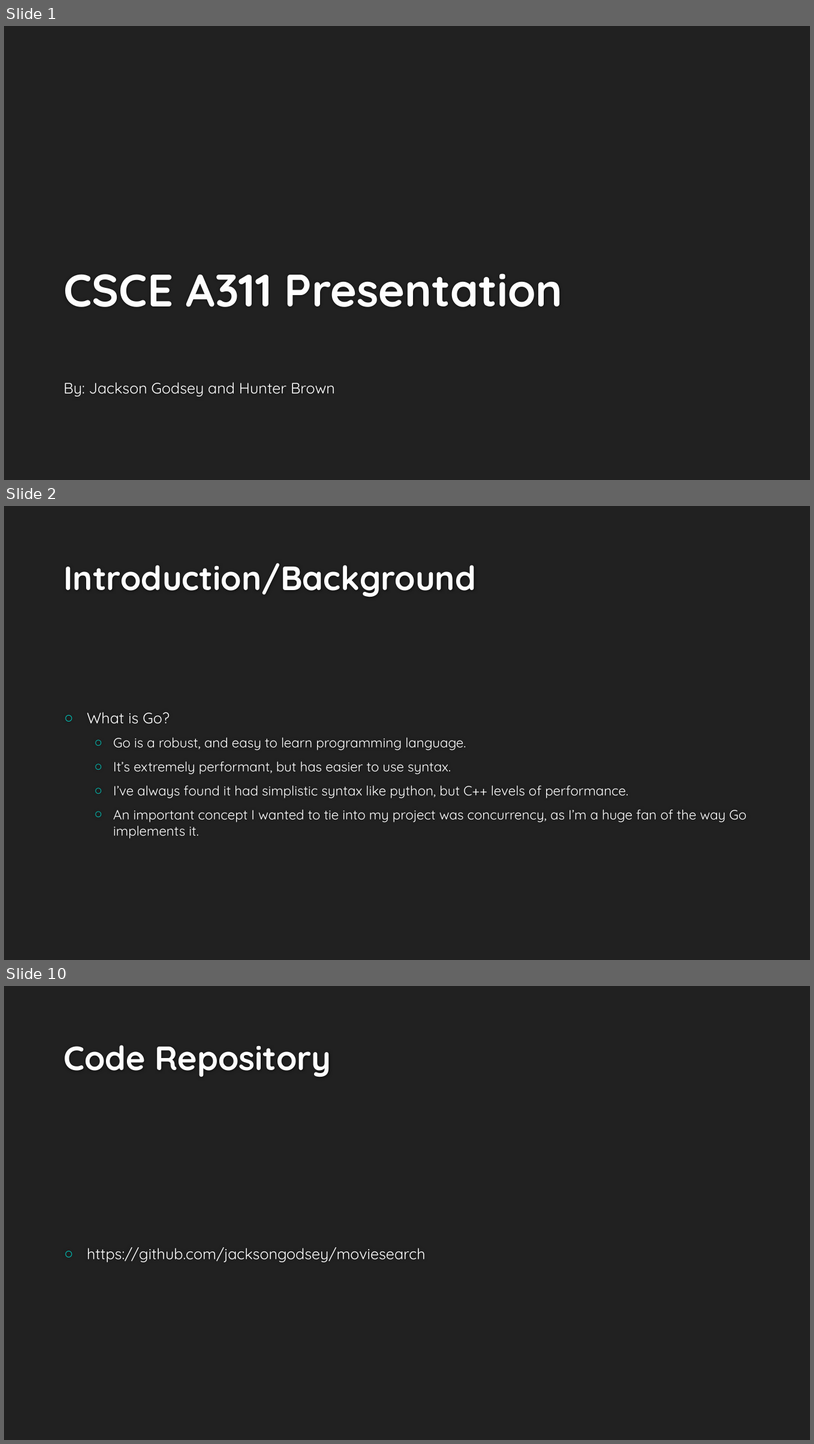
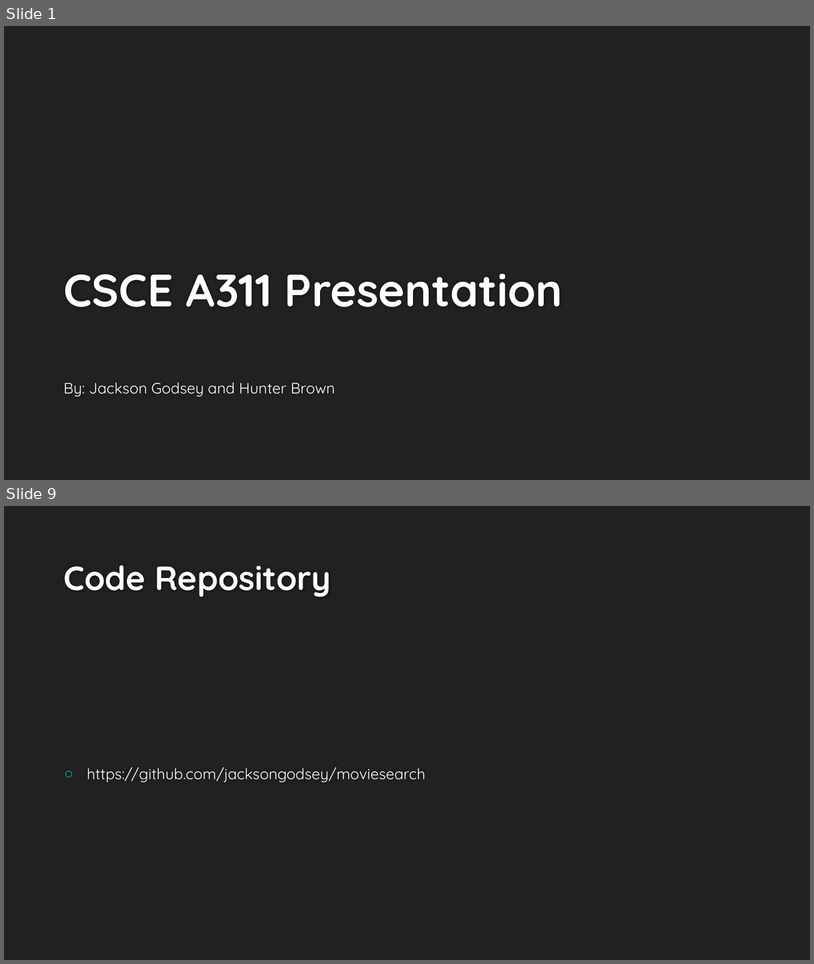
Before and after one commit to jacksongodsey/moviesearch, a slide deck: GROUP.pptx. Shown one above the other, each under a label of ours: slides 1, 2 and 10 before the commit, slides 1 and 9 after it; the slides between them are not shown. The pictures are 814x1444 and 814x964 pixels, drawn with LibreOffice and Linux fonts; fonts in the diff are those of the drawing; background and template pictures are left out. Boxes give left, top, right and bottom in pixels: in the first picture for what was removed or moved away, otherwise in the second. Text is boxed around its words. In the diff, an @@ line names an element or a change of style, - is before the commit and + after.

```diff
--- a/GROUP.pptx
+++ b/GROUP.pptx
@@ slide 2 removed at bbox=[4, 506, 810, 960], background #212121 @@
@@ title removed at bbox=[63, 563, 476, 597] @@
-Introduction/Background
@@ text removed at bbox=[87, 712, 747, 838] @@
-○ What is Go?
-  ○ Go is a robust, and easy to learn programming language.
-  ○ It’s extremely performant, but has easier to use syntax.
-  ○ I’ve always found it had simplistic syntax like python, but C++ levels of performance.
-  ○ An important concept I wanted to tie into my project was concurrency, as I’m a huge fan of the way Go implements it.
@@ what was slide 10 is now slide 9 @@
```
Also in this commit, not shown: 6 slides changed, 1 slide added, 1 other slide removed, 1 other file.
